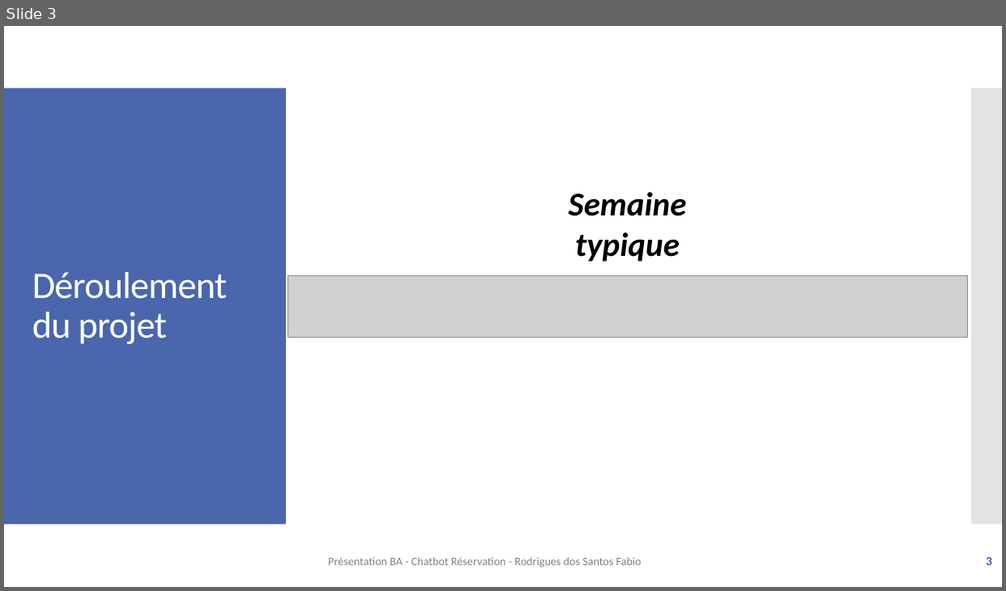
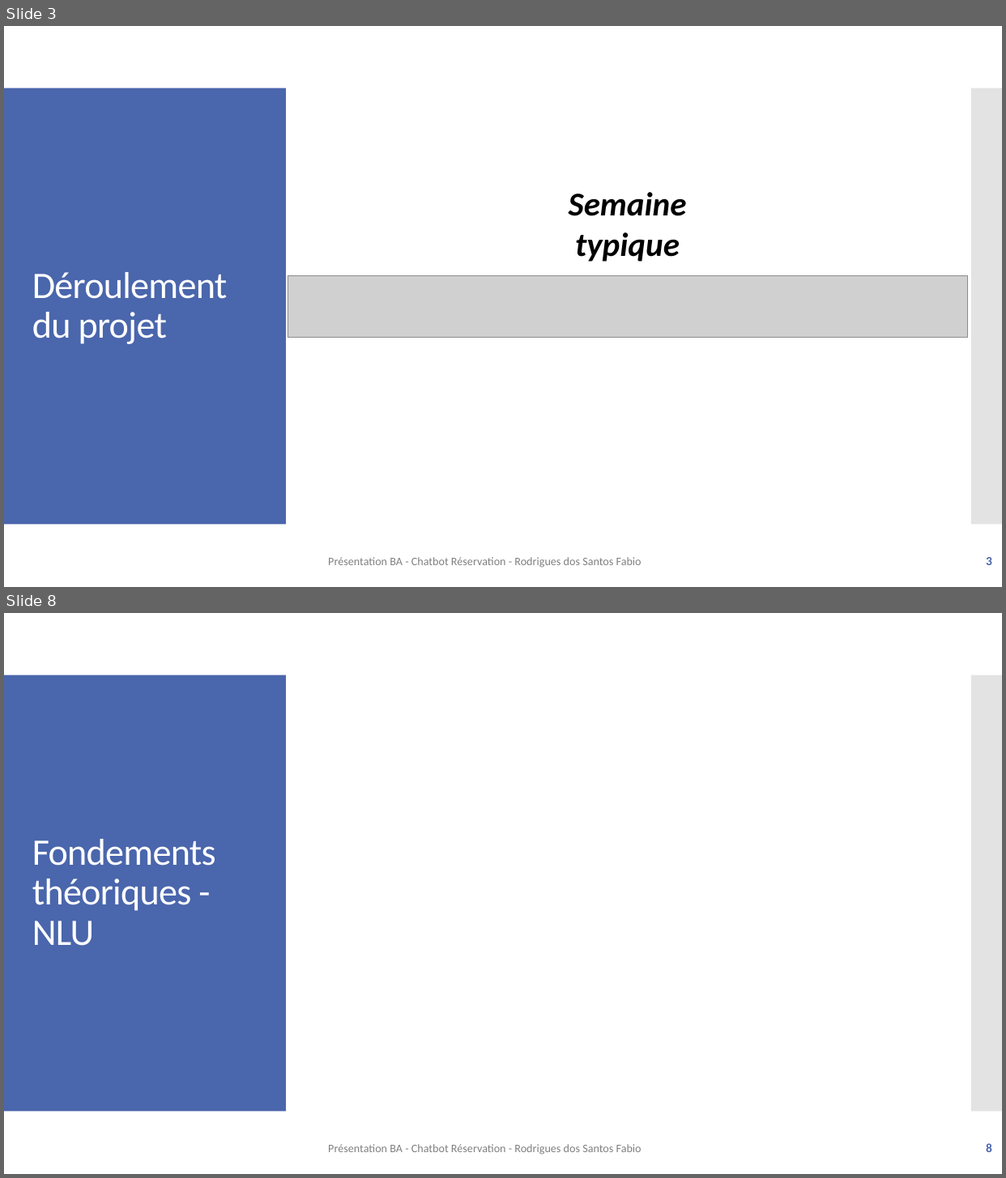
Before and after one commit to f-rdrgs/projet-bachelor, a slide deck: documentation/travail_bachelor/ISC_LOG_presentation_diplome_RodriguesDosSantosFabio_EggenbergNiklaus_2024.pptx. Shown one above the other, each under a label of ours: slide 3 before the commit, slides 3 and 8 after it; the slides between them are not shown. The pictures are 1006x591 and 1006x1178 pixels, drawn with LibreOffice and Linux fonts; fonts in the diff are those of the drawing; grey boxes stand for pictures. Boxes give left, top, right and bottom in pixels: in the first picture for what was removed or moved away, otherwise in the second. Text is boxed around its words. In the diff, an @@ line names an element or a change of style, - is before the commit and + after.

```diff
--- a/documentation/travail_bachelor/ISC_LOG_presentation_diplome_RodriguesDosSantosFabio_EggenbergNiklaus_2024.pptx
+++ b/documentation/travail_bachelor/ISC_LOG_presentation_diplome_RodriguesDosSantosFabio_EggenbergNiklaus_2024.pptx
@@ slide 8 added at box(4, 613, 1002, 1174), background #FFFFFF; not listed: 2 template elements that a slide beside it also shows @@
@@ title added at box(32, 839, 216, 946), 36 pt, text #FFFFFF @@
+Fondements théoriques - NLU
@@ text added at box(328, 1144, 641, 1155), 11 pt, text #808080 @@
+Présentation BA - Chatbot Réservation - Rodrigues dos Santos Fabio
@@ page number added at box(986, 1144, 992, 1152), 12 pt, text #4A66AC, bold @@
+8
```
Also in this commit, not shown: 2 slides changed, 2 other slides added.
